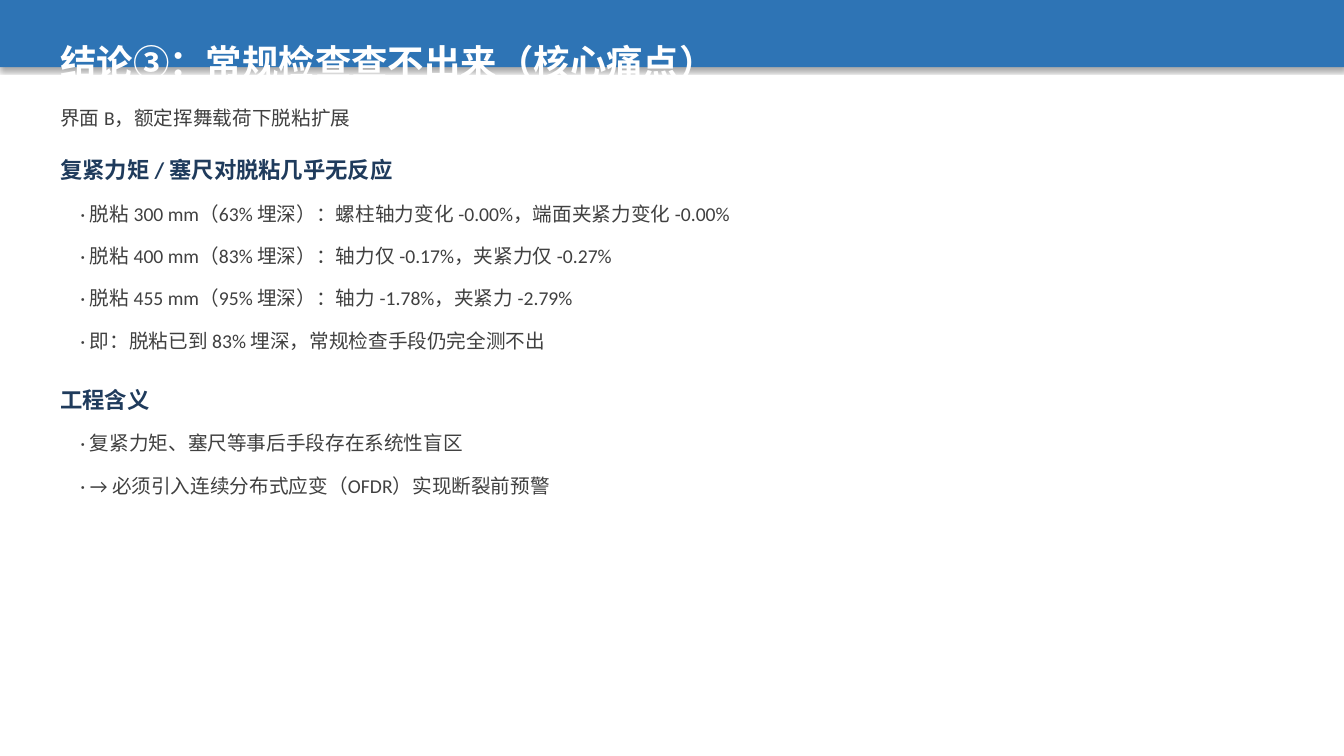
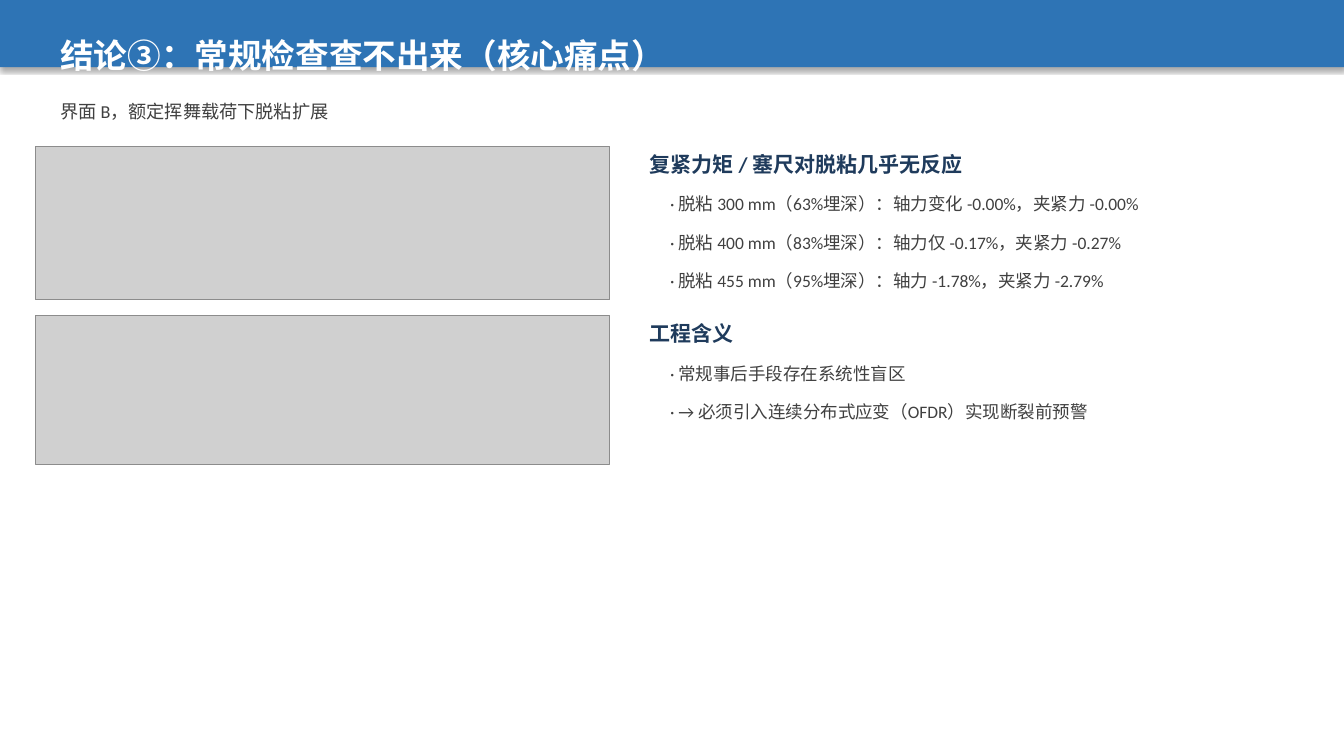
Before and after one commit to xjheping-cpu/blade-root-insert-debond, a slide deck: slide 55 of docs/陕西华电新能源_叶片在役监测_科研立项汇报_含仿真理论.pptx. Drawn at 1344x756 pixels with LibreOffice and Linux fonts; fonts in the diff are those of the drawing; grey boxes stand for pictures. Boxes give left, top, right and bottom in pixels: in the first picture for what was removed or moved away, otherwise in the second. Text is boxed around its words. In the diff, an @@ line names an element or a change of style, - is before the commit and + after.

```diff
--- a/docs/陕西华电新能源_叶片在役监测_科研立项汇报_含仿真理论.pptx
+++ b/docs/陕西华电新能源_叶片在役监测_科研立项汇报_含仿真理论.pptx
@@ text "结论③：常规检查查不出来（核心痛点）" at (60,34,665,78): size 26 to 24 pt; less space between paragraphs @@
@@ text "界面 B，额定挥舞载荷下脱粘扩展" at (60,103,329,120): size 14 to 13 pt; less space between paragraphs @@
@@ picture added at (35,146,610,300) @@
@@ text "复紧力矩 / 塞尺对脱粘几乎无反应": place and size @@
-text "复紧力矩 / 塞尺对脱粘几乎无反应" at (60,158,392,180)
+text "复紧力矩 / 塞尺对脱粘几乎无反应" at (650,154,963,174)
@@ text "复紧力矩 / 塞尺对脱粘几乎无反应" at (650,154,963,174): size 16 to 15 pt; less space between paragraphs @@
@@ text at (678,195,1139,212): text changed; size 14 to 12.5 pt @@
-· 脱粘 300 mm（63% 埋深）：螺柱轴力变化 -0.00%，端面夹紧力变化 -0.00%
+· 脱粘 300 mm（63%埋深）：轴力变化 -0.00%，夹紧力 -0.00%
@@ text at (678,234,1121,251): text changed; size 14 to 12.5 pt @@
-· 脱粘 400 mm（83% 埋深）：轴力仅 -0.17%，夹紧力仅 -0.27%
+· 脱粘 400 mm（83%埋深）：轴力仅 -0.17%，夹紧力 -0.27%
@@ text at (678,272,1104,289): text changed; size 14 to 12.5 pt @@
-· 脱粘 455 mm（95% 埋深）：轴力 -1.78%，夹紧力 -2.79%
+· 脱粘 455 mm（95%埋深）：轴力 -1.78%，夹紧力 -2.79%
@@ picture added at (35,316,610,465) @@
@@ text "工程含义" at (650,323,734,343): size 16 to 15 pt; less space between paragraphs @@
@@ text "工程含义": place and size @@
-text "工程含义" at (60,389,149,410)
+text "工程含义" at (650,323,734,343)
@@ text removed at (90,331,545,350) @@
-· 即：脱粘已到 83% 埋深，常规检查手段仍完全测不出
@@ text at (678,365,905,382): text changed; size 14 to 12.5 pt @@
-· 复紧力矩、塞尺等事后手段存在系统性盲区
+· 常规事后手段存在系统性盲区
@@ text "· → 必须引入连续分布式应变（OFDR）实现断裂前预警": place and size @@
-text "· → 必须引入连续分布式应变（OFDR）实现断裂前预警" at (112,476,550,495)
+text "· → 必须引入连续分布式应变（OFDR）实现断裂前预警" at (698,403,1087,420)
@@ text "· → 必须引入连续分布式应变（OFDR）实现断裂前预警" at (698,403,1087,420): size 14 to 12.5 pt; less space between paragraphs @@
```
Also in this commit, not shown: 4 other slides changed.
